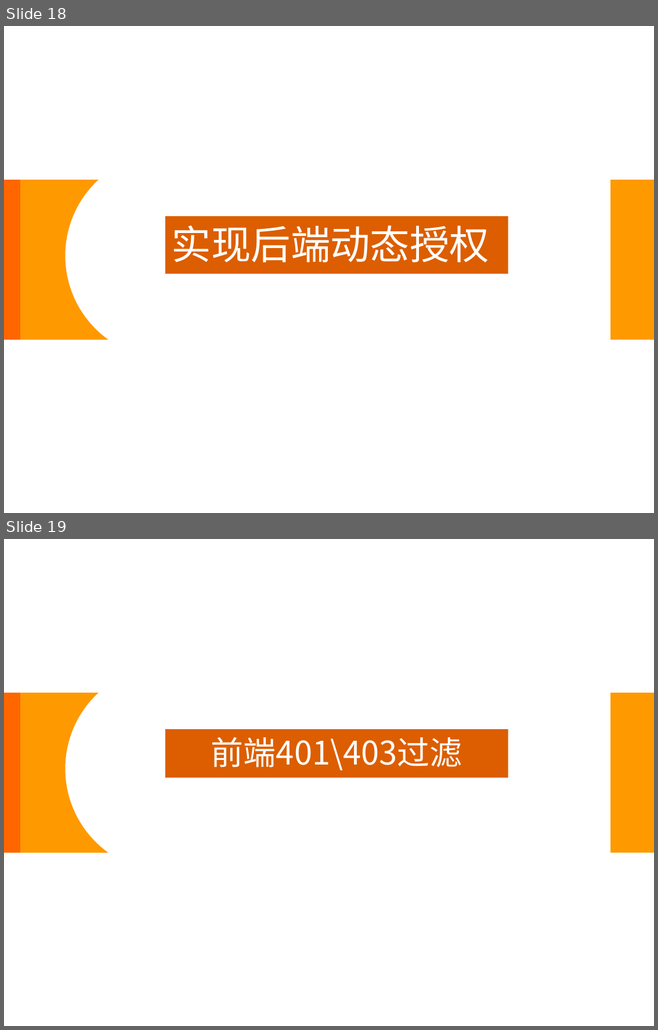
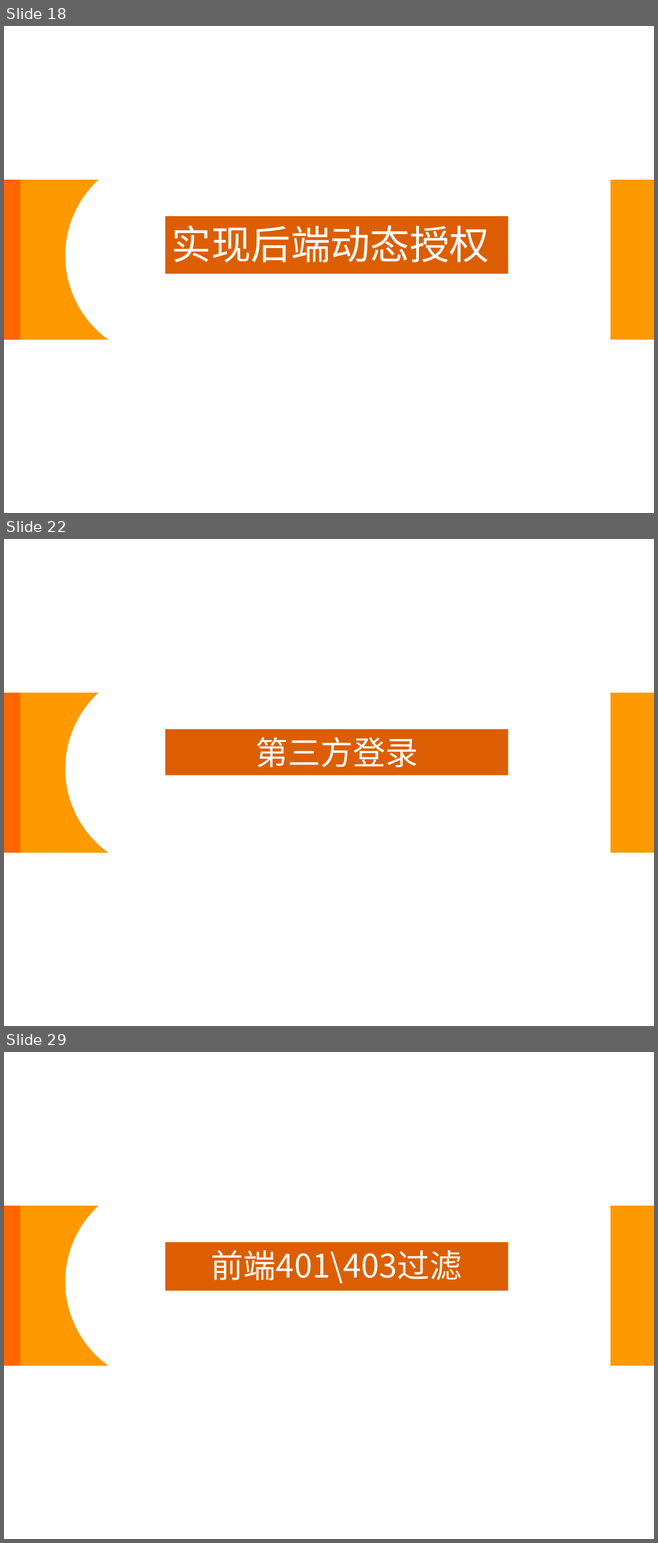
Before and after one commit to wmz6762/security-demo, a slide deck: Spring Security.pptx. Shown one above the other, each under a label of ours: slides 18 and 19 before the commit, slides 18, 22 and 29 after it; the slides between them are not shown. The pictures are 658x1030 and 658x1543 pixels, drawn with LibreOffice and Linux fonts; fonts in the diff are those of the drawing; background and template pictures are left out. Boxes give left, top, right and bottom in pixels: in the first picture for what was removed or moved away, otherwise in the second. Text is boxed around its words. In the diff, an @@ line names an element or a change of style, - is before the commit and + after.

```diff
--- a/Spring Security.pptx
+++ b/Spring Security.pptx
@@ slide 22 added at (4,539,654,1026), background picture (left out) @@
@@ freeform shape added at (4,693,20,853), fill #FF6600 @@
@@ freeform shape added at (5,693,108,853), fill #FF9900 @@
@@ freeform shape added at (610,693,654,853), fill #FF9900 @@
@@ rectangle added at (165,729,508,776), fill #DC5E00, 36 pt, text #FFFFFF @@
+第三方登录
@@ what was slide 19 is now slide 29 @@
```
Also in this commit, not shown: 9 other slides added, 1 other file.
